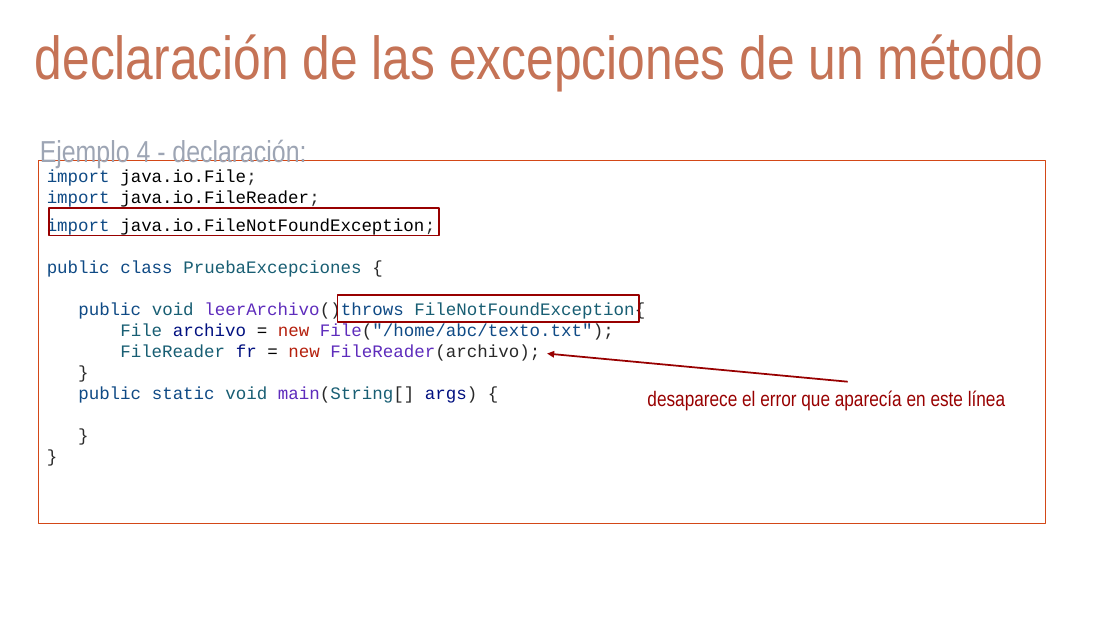
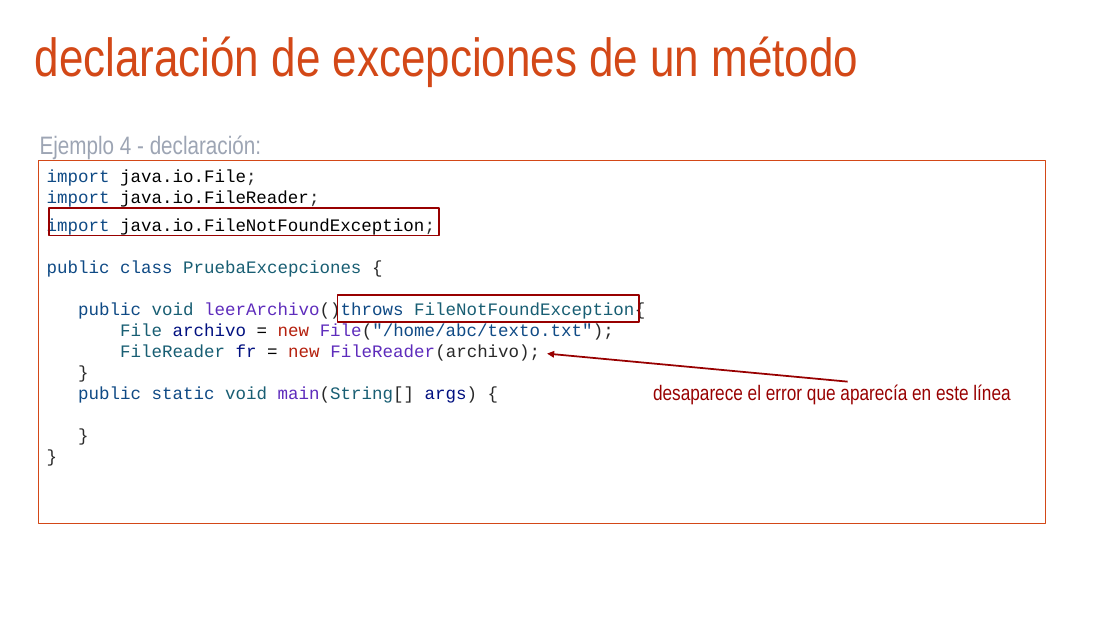
Before and after one commit to arturoblasco/PROG23, a slide deck: slide 14 of UD03/ud03_excepciones.pptx. Drawn at 1120x630 pixels with LibreOffice and Linux fonts; fonts in the diff are those of the drawing; background and template pictures are left out. Boxes give left, top, right and bottom in pixels: in the first picture for what was removed or moved away, otherwise in the second. Text is boxed around its words. In the diff, an @@ line names an element or a change of style, - is before the commit and + after.

```diff
--- a/UD03/ud03_excepciones.pptx
+++ b/UD03/ud03_excepciones.pptx
@@ text at (x1=35, y1=36, x2=859, y2=86): text changed; size 52 to 46 pt; text colour #C57356 to #D34817 @@
-declaración de las excepciones de un método
+declaración de excepciones de un método
@@ text "Ejemplo 4 - declaración:" at (x1=40, y1=135, x2=261, y2=159): size 26 to 21.6 pt @@
@@ text "import java.io.File;" at (x1=39, y1=161, x2=1046, y2=523): outline #D34817 0.75 pt to #D34817 0.74 pt @@
@@ text "desaparece el error que aparecía ..." at (x1=653, y1=384, x2=1010, y2=405): alignment justified to centre @@
```
Also in this commit, not shown: 18 other slides changed, 2 other files.
